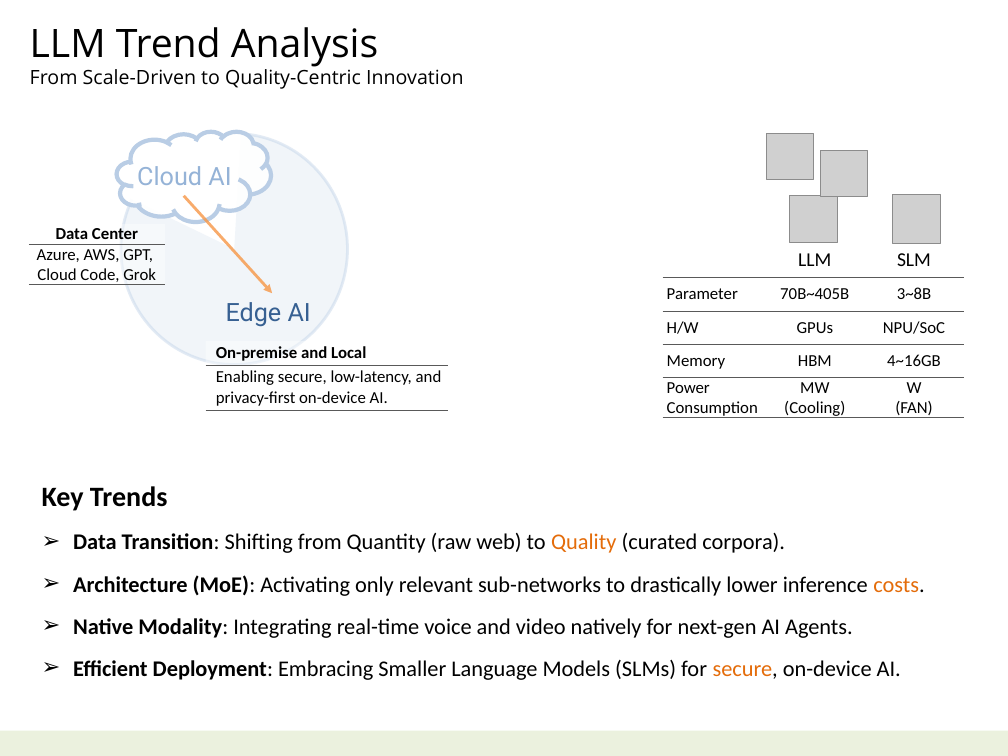
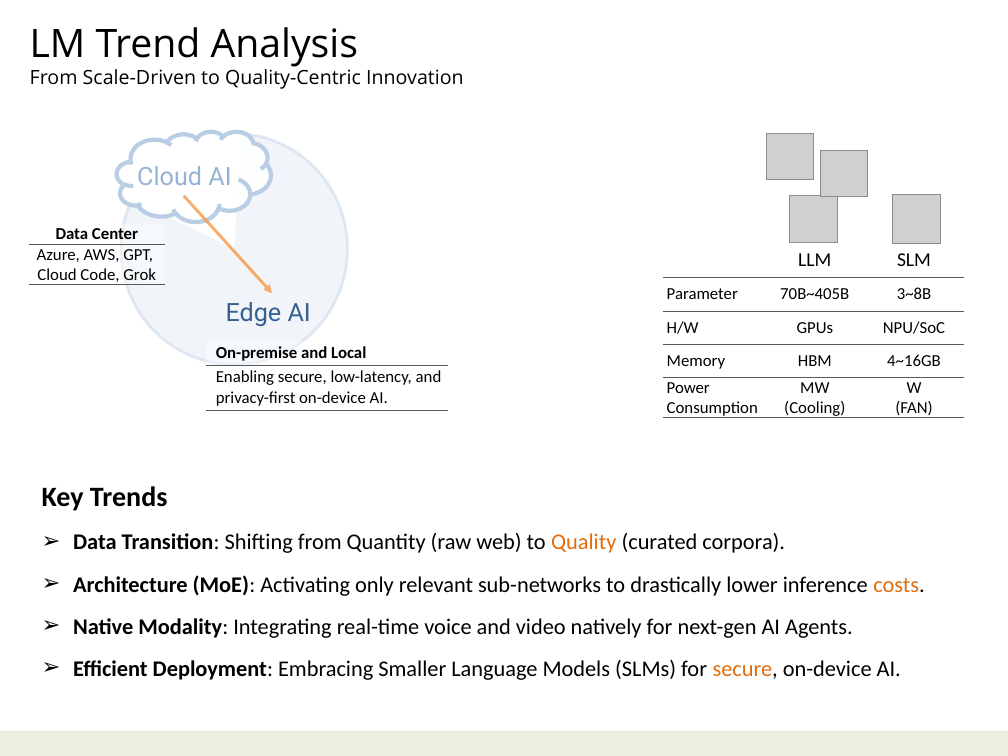
Before and after one commit to navibator/crazy-ai, a slide deck: slide 8 of ai-gemma.pptx. Drawn at 1008x756 pixels with LibreOffice and Linux fonts; fonts in the diff are those of the drawing; grey boxes stand for pictures. Boxes give left, top, right and bottom in pixels: in the first picture for what was removed or moved away, otherwise in the second. Text is boxed around its words. In the diff, an @@ line names an element or a change of style, - is before the commit and + after.

```diff
--- a/ai-gemma.pptx
+++ b/ai-gemma.pptx
@@ text at (30, 27, 358, 67): text changed @@
-LLM Trend Analysis
+LM Trend Analysis
```
Also in this commit, not shown: 8 other slides changed.
